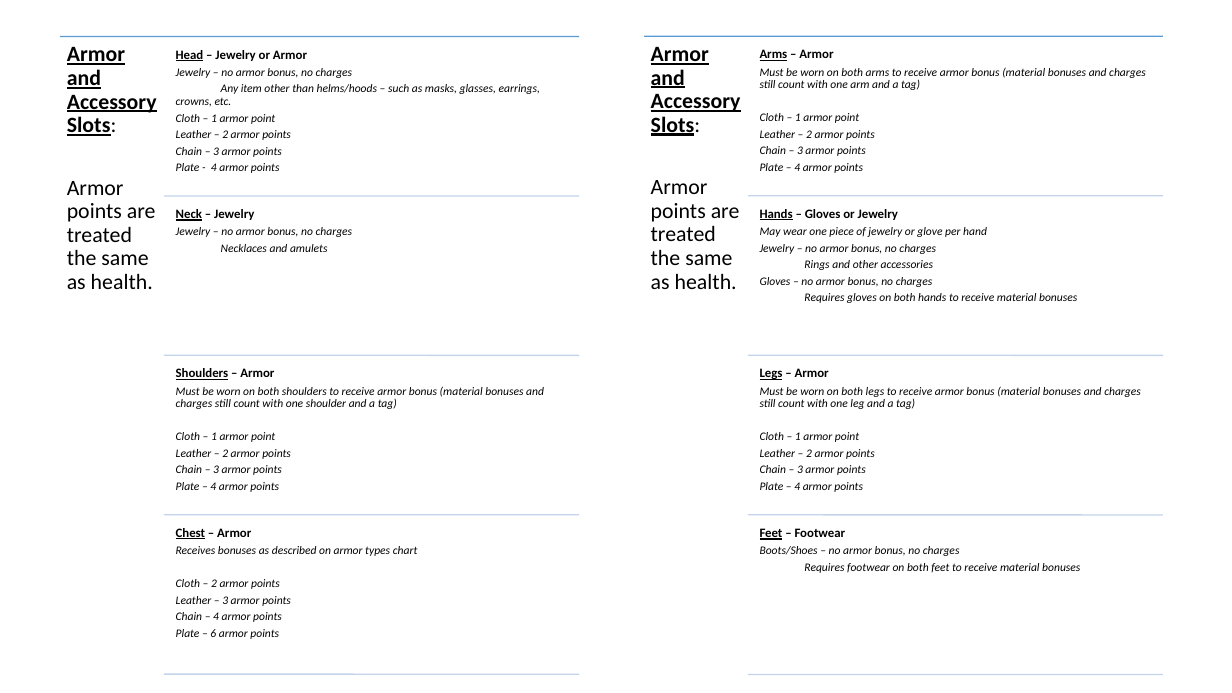
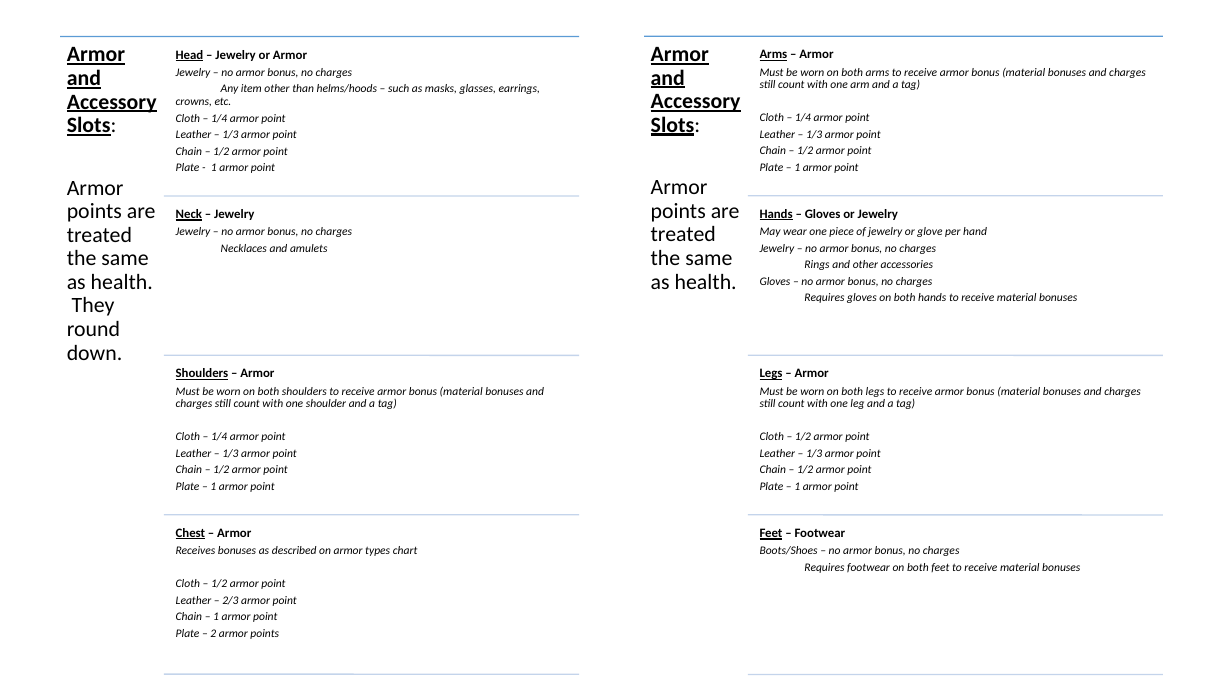
Before and after one commit to Kunarick/Tantiera, a slide deck: slide 9 of Progression/Level Progression and Details.pptx. Drawn at 1232x693 pixels with LibreOffice and Linux fonts; fonts in the diff are those of the drawing. Boxes give left, top, right and bottom in pixels: in the first picture for what was removed or moved away, otherwise in the second. Text is boxed around its words. In the diff, an @@ line names an element or a change of style, - is before the commit and + after.

Commit message:
Health balance
First pass at health balancing

```diff
--- a/Progression/Level Progression and Details.pptx
+++ b/Progression/Level Progression and Details.pptx
@@ text at (x1=176, y1=114, x2=297, y2=173): text changed @@
-Cloth – 1 armor point
-Leather – 2 armor points
-Chain – 3 armor points
-Plate - 4 armor points
+Cloth – 1/4 armor point
+Leather – 1/3 armor point
+Chain – 1/2 armor point
+Plate - 1 armor point
@@ text at (x1=760, y1=113, x2=880, y2=173): text changed @@
-Cloth – 1 armor point
-Leather – 2 armor points
-Chain – 3 armor points
-Plate – 4 armor points
+Cloth – 1/4 armor point
+Leather – 1/3 armor point
+Chain – 1/2 armor point
+Plate – 1 armor point
@@ text at (x1=67, y1=181, x2=156, y2=360): text changed @@
-Armor points are treated the same as health.
+Armor points are treated the same as health. They round down.
@@ text at (x1=176, y1=432, x2=297, y2=492): text changed @@
-Cloth – 1 armor point
-Leather – 2 armor points
-Chain – 3 armor points
-Plate – 4 armor points
+Cloth – 1/4 armor point
+Leather – 1/3 armor point
+Chain – 1/2 armor point
+Plate – 1 armor point
@@ text at (x1=760, y1=432, x2=880, y2=492): text changed @@
-Cloth – 1 armor point
-Leather – 2 armor points
-Chain – 3 armor points
-Plate – 4 armor points
+Cloth – 1/2 armor point
+Leather – 1/3 armor point
+Chain – 1/2 armor point
+Plate – 1 armor point
@@ text at (x1=176, y1=579, x2=297, y2=639): text changed @@
-Cloth – 2 armor points
-Leather – 3 armor points
-Chain – 4 armor points
-Plate – 6 armor points
+Cloth – 1/2 armor point
+Leather – 2/3 armor point
+Chain – 1 armor point
+Plate – 2 armor points
```
Also in this commit, not shown: 2 other slides changed, 1 other file.
